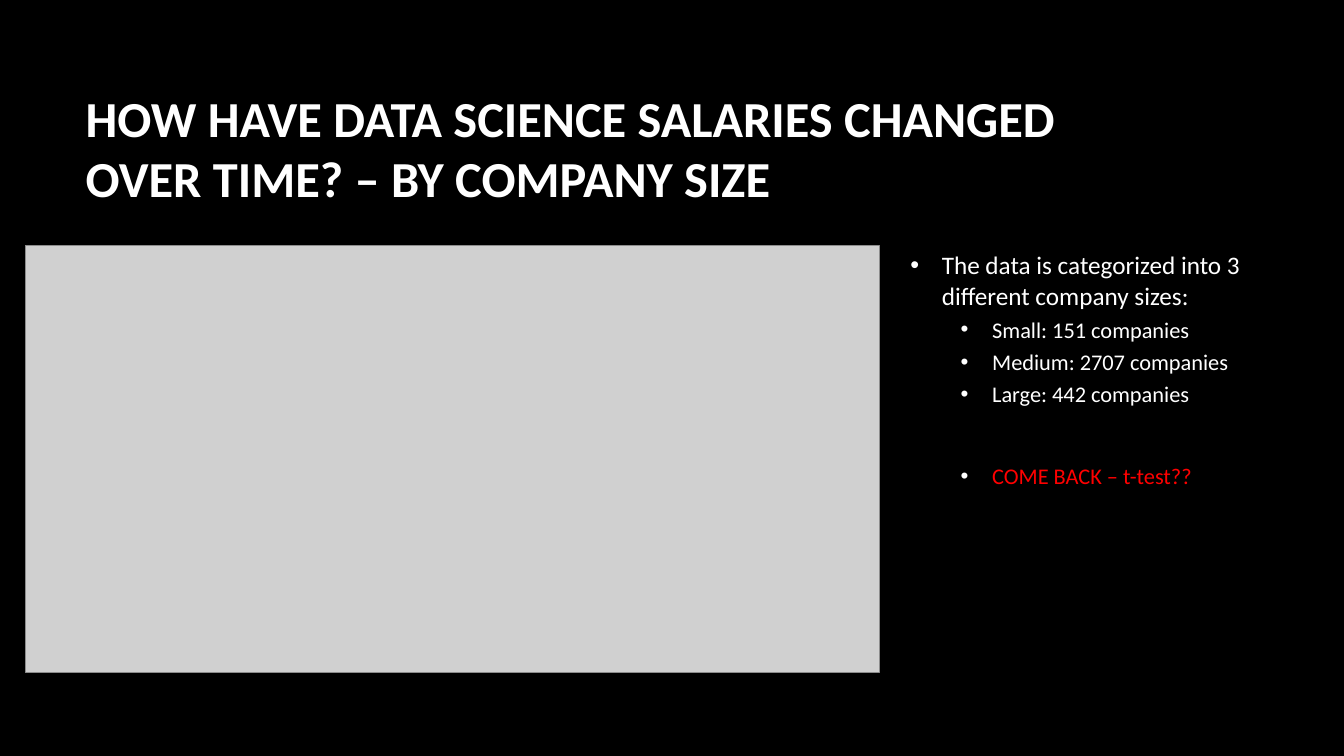
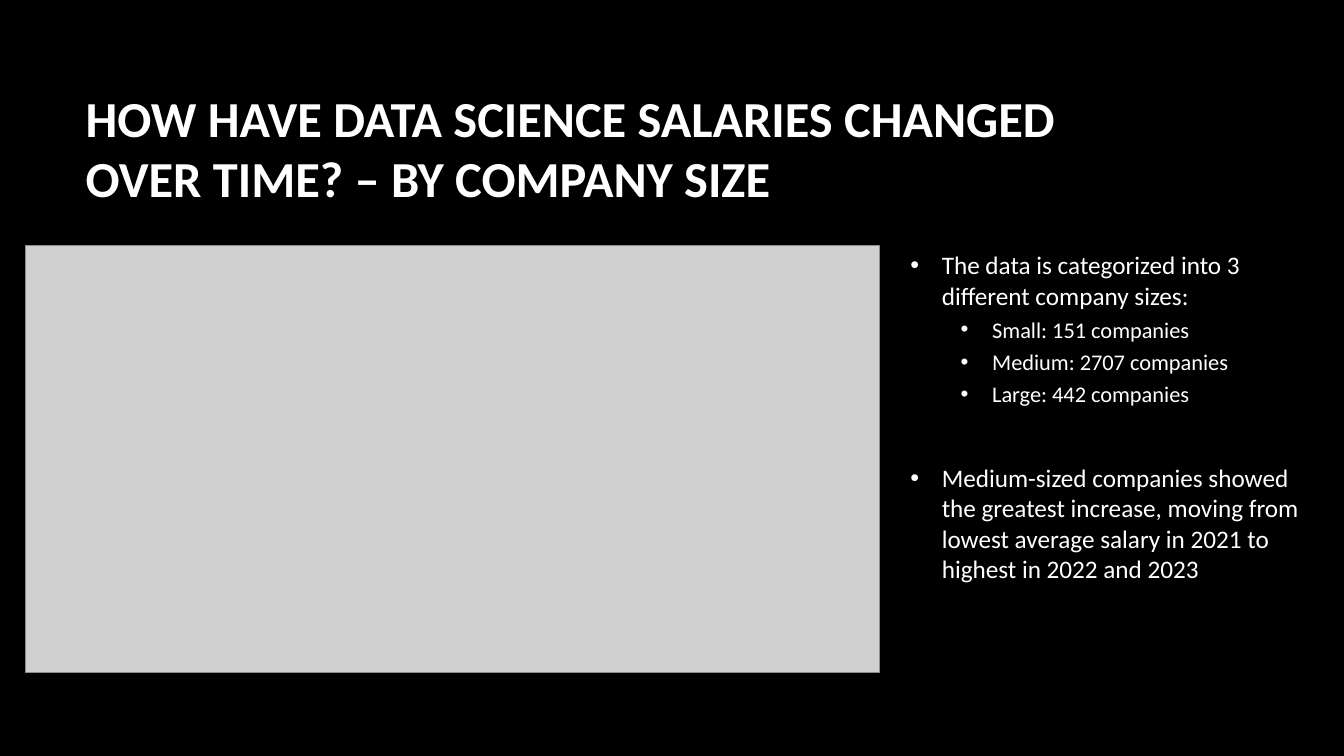
Before and after one commit to lathamlm/project-01, a slide deck: slide 5 of project_01_presentation.pptx (slide 4 before the commit). Drawn at 1344x756 pixels with LibreOffice and Linux fonts; fonts in the diff are those of the drawing; grey boxes stand for pictures; background and template pictures are left out. Boxes give left, top, right and bottom in pixels: in the first picture for what was removed or moved away, otherwise in the second. Text is boxed around its words. In the diff, an @@ line names an element or a change of style, - is before the commit and + after.

```diff
--- a/project_01_presentation.pptx
+++ b/project_01_presentation.pptx
@@ text at [942,469,1298,583]: text changed; size 16 to 18 pt; text colour #FF0000 to #FFFFFF @@
-  • COME BACK – t-test??
+• Medium-sized companies showed the greatest increase, moving from lowest average salary in 2021 to highest in 2022 and 2023
```
Also in this commit, not shown: 7 other slides changed, 3 slides added, 1 slide removed, 3 other files.
